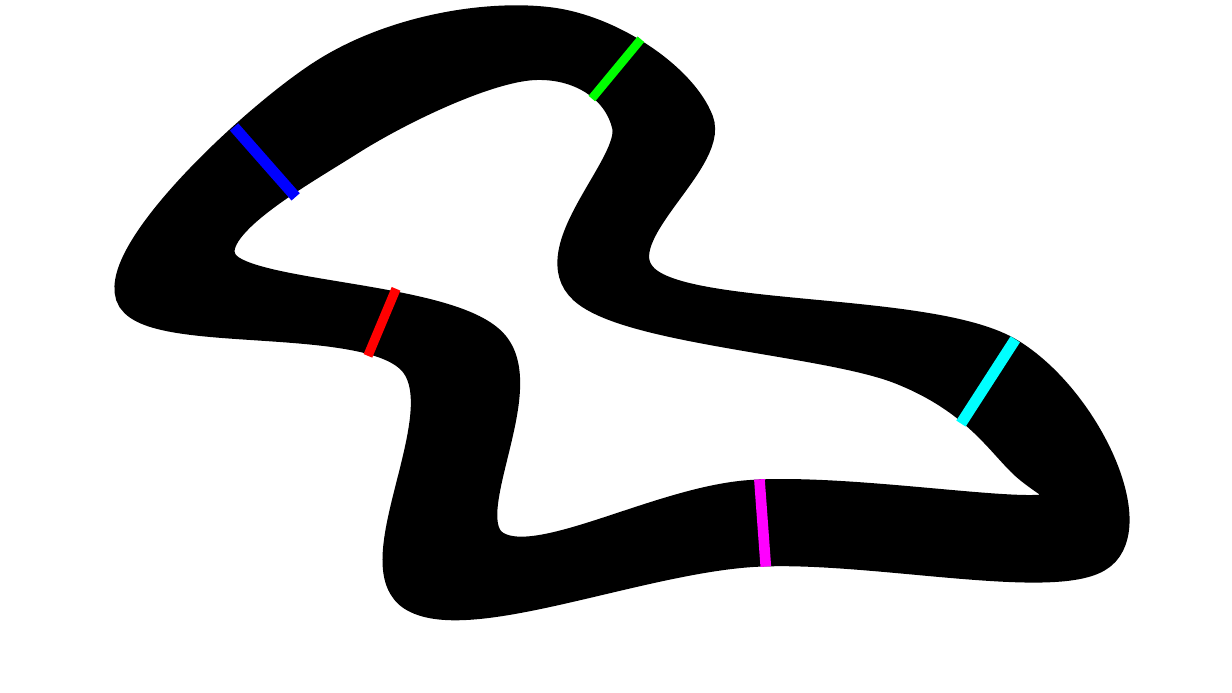
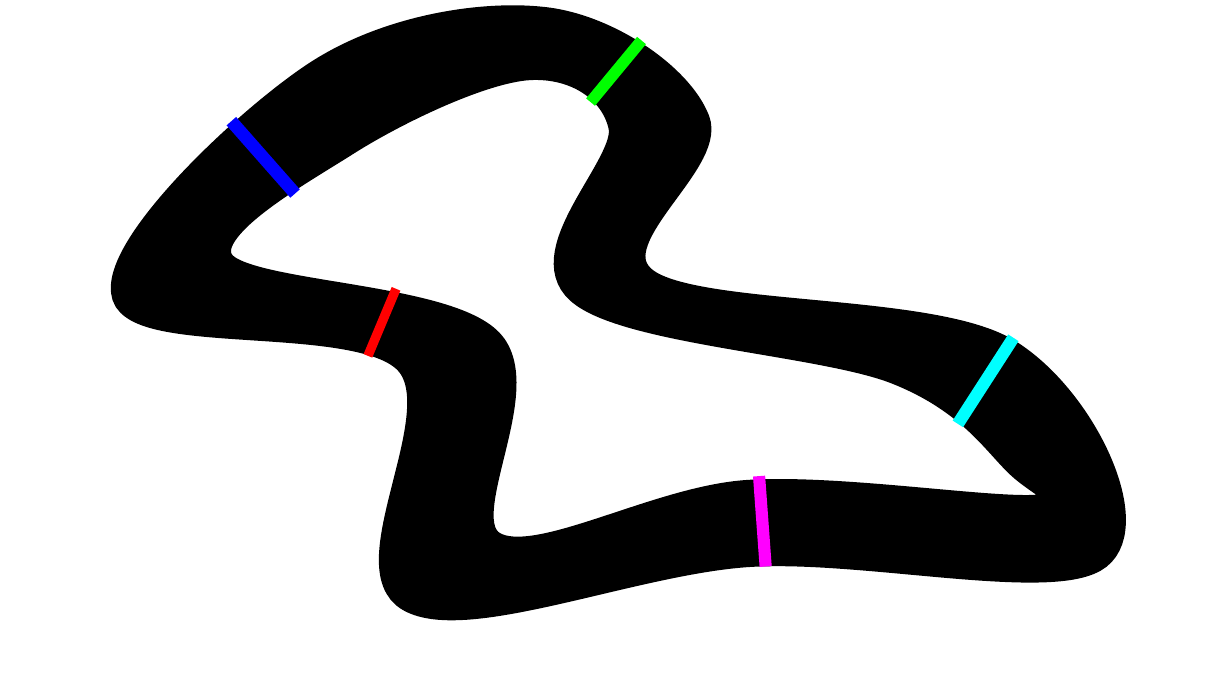
Before and after one commit to Buildasaurus/Genetic-Racing-Car, a slide deck: slide 17 of Data/Racerbane og bil.pptx. Drawn at 1232x693 pixels with LibreOffice and Linux fonts; fonts in the diff are those of the drawing. Boxes give left, top, right and bottom in pixels: in the first picture for what was removed or moved away, otherwise in the second. Text is boxed around its words. In the diff, an @@ line names an element or a change of style, - is before the commit and + after.

```diff
--- a/Data/Racerbane og bil.pptx
+++ b/Data/Racerbane og bil.pptx
@@ freeform shape: place and size @@
-freeform shape at [128, 18, 1117, 608]
+freeform shape at [124, 18, 1114, 608]
@@ rectangle: place and size @@
-rectangle at [588, 37, 644, 101]
+rectangle at [586, 37, 646, 106]
@@ rectangle: place and size @@
-rectangle at [230, 123, 300, 200]
+rectangle at [227, 118, 300, 198]
@@ rectangle: place and size @@
-rectangle at [957, 336, 1020, 427]
+rectangle at [953, 334, 1019, 427]
```
Also in this commit, not shown: 3 other slides changed, 4 other files.
